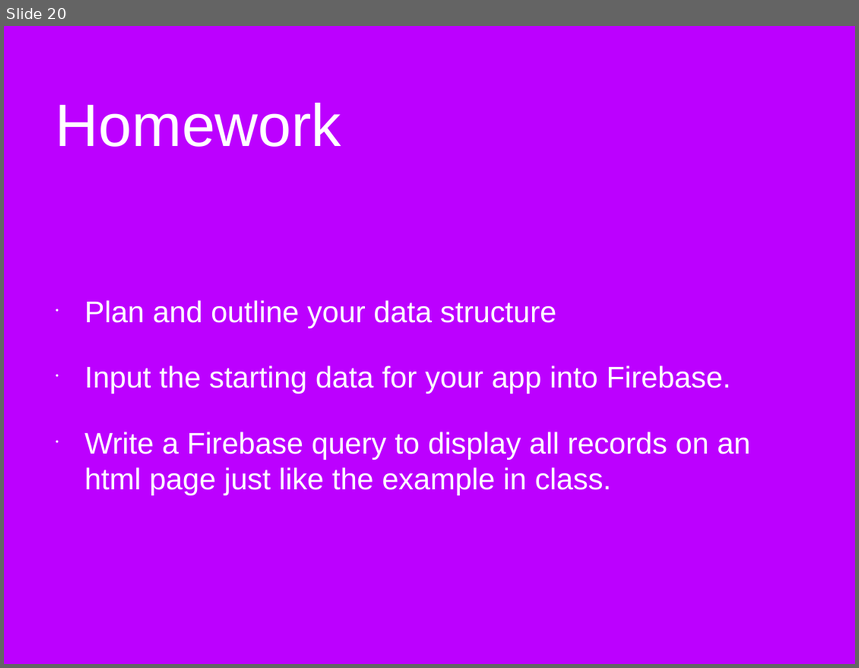
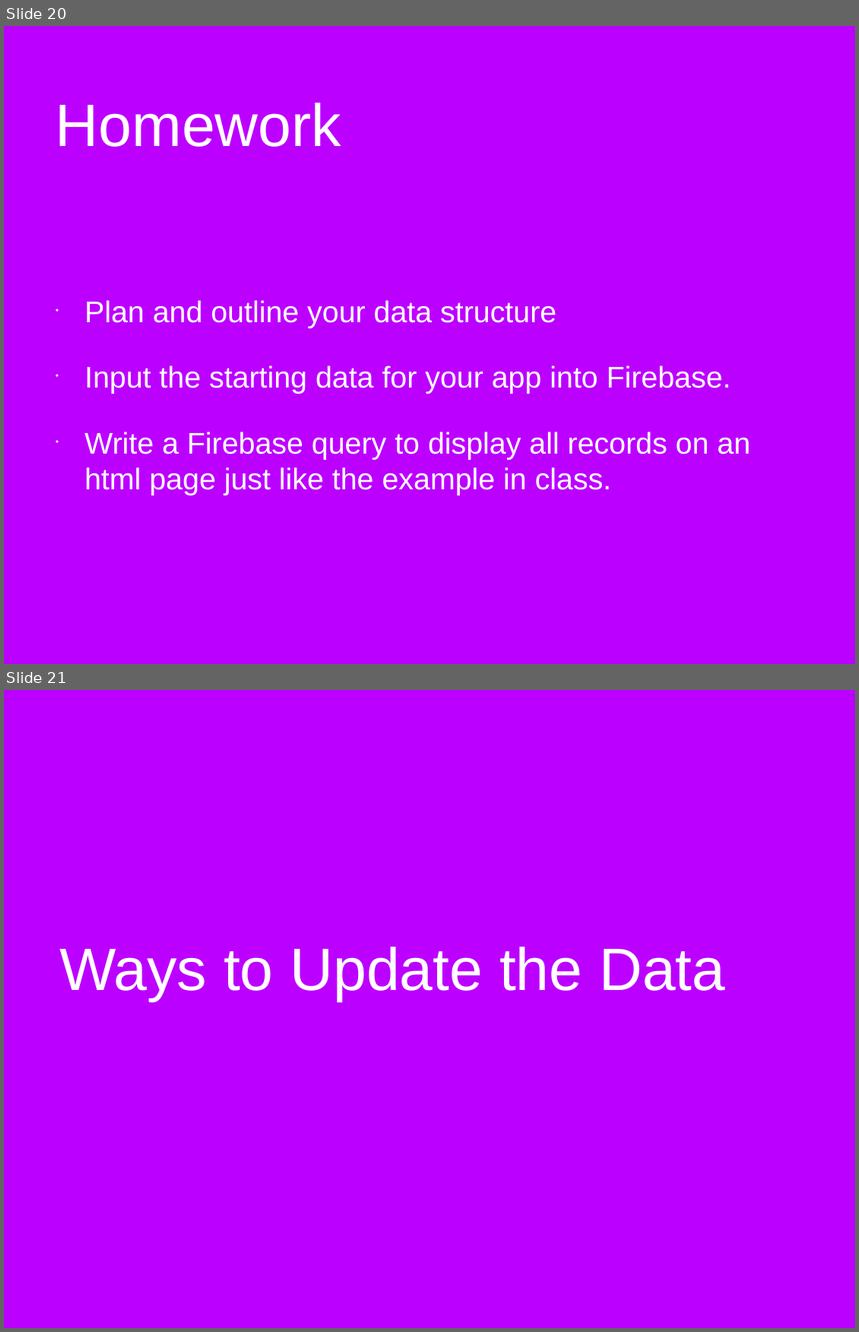
Before and after one commit to steven-king/j491-appdesigndev, a slide deck: database-connect/database-apps.pptx. Shown one above the other, each under a label of ours: slide 20 before the commit, slides 20 and 21 after it. The pictures are 859x668 and 859x1332 pixels, drawn with LibreOffice and Linux fonts; fonts in the diff are those of the drawing; background and template pictures are left out. Boxes give left, top, right and bottom in pixels: in the first picture for what was removed or moved away, otherwise in the second. Text is boxed around its words. In the diff, an @@ line names an element or a change of style, - is before the commit and + after.

```diff
--- a/database-connect/database-apps.pptx
+++ b/database-connect/database-apps.pptx
@@ slide 21 added at (4,690,855,1328), background picture (left out) @@
@@ title added at (59,947,725,1002), 72 pt, text #FFFFFF @@
+Ways to Update the Data
```
Also in this commit, not shown: 8 other slides added, 35 other files.
